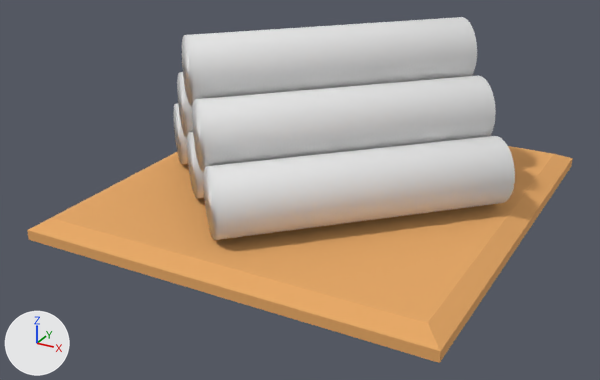
A saved change to the glTF model client/models/tower/forestry.glb.
Both versions are drawn from a 50 mm lens placed at (2.55, -5.05, 2.45), pointed at (-0.07, -0.28, 0.06). Every picture has the same lights, and +X, +Y and +Z are marked at lower left. Where no turn or scale is listed for an object, it has been applied to the vertices.
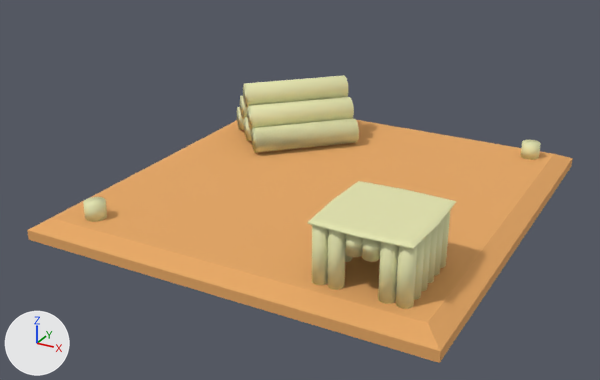
Changed parts and their boxes [x1, y1, x2, y2] in the pictures (600 x 380 px):
'Cylinder.001', recoloured, moved, rescaled (65% narrower, 69% shorter): before [203, 136, 515, 240]; after [251, 119, 359, 151]
'Cylinder.004', recoloured, moved, rescaled (65% narrower, 65% shorter): before [192, 75, 496, 172]; after [247, 97, 354, 130]
'Cylinder.006', recoloured, moved, rescaled (64% narrower, 62% shorter): before [182, 17, 477, 106]; after [243, 75, 348, 108]
'Cube.001', added (beige): after [307, 181, 456, 249]
'Cylinder.009', added (beige): after [396, 245, 418, 309]
'Cylinder.027', added (beige): after [378, 242, 399, 304]
'Cylinder.021', added (beige): after [327, 229, 346, 290]
'Cylinder.010', added (beige): after [312, 225, 328, 285]
'Cylinder.007', now drawn (beige): after [251, 119, 359, 153]
'Cylinder.002', recoloured, moved, rescaled: before [187, 132, 204, 199]; after [244, 117, 252, 141]
'Cylinder.005', recoloured, moved, rescaled: before [177, 72, 193, 138]; after [240, 96, 247, 119]
'Cylinder.003', recoloured, moved, rescaled: before [173, 103, 188, 164]; after [237, 107, 244, 130]
'Cylinder', added (beige): after [83, 197, 107, 222]
'Cylinder.019', added: after [414, 238, 425, 300]
'Cylinder.025', added: after [362, 238, 380, 262]
'Cylinder.008', added: after [521, 139, 541, 160]
'Cylinder.023', added: after [345, 234, 363, 257]
'Cylinder.017', added: after [421, 233, 431, 291]
'Cylinder.015', added: after [428, 226, 438, 283]
'Cylinder.013', added: after [434, 219, 444, 276]
'Cylinder.011', added: after [440, 211, 450, 268]
'Cylinder.016', added: after [345, 253, 352, 262]

The change, as a list of edits to the scene's bpy script:
```text
Change mat_wood:
    mat_wood.base_color: (0.8, 0.8, 0.8) -> (0.798, 0.8, 0.436)  # white #e7e7e7 -> beige #e7e7b0
Change ob_cylinder_002:
    ob_cylinder_002.location: (0.015, 0.009, 0.281) -> (-0.692, 0.779, 0.132)
    ob_cylinder_002.scale: (0.233, 0.233, 1.0) -> (0.0998, 0.0998, 0.428)
Change ob_cylinder_003:
    ob_cylinder_003.location: (-0.46, 0.483, 0.281) -> (-0.895, 0.982, 0.132)
    ob_cylinder_003.scale: (0.233, 0.233, 1.0) -> (0.0998, 0.0998, 0.428)
Change ob_cylinder_001:
    ob_cylinder_001.location: (0.481, -0.457, 0.281) -> (-0.492, 0.579, 0.132)
    ob_cylinder_001.scale: (0.233, 0.233, 1.0) -> (0.0998, 0.0998, 0.428)
Change ob_cylinder_004:
    ob_cylinder_004.location: (0.249, -0.225, 0.617) -> (-0.592, 0.679, 0.276)
    ob_cylinder_004.scale: (0.233, 0.233, 1.0) -> (0.0998, 0.0998, 0.428)
Change ob_cylinder_005:
    ob_cylinder_005.location: (-0.221, 0.245, 0.617) -> (-0.793, 0.88, 0.276)
    ob_cylinder_005.scale: (0.233, 0.233, 1.0) -> (0.0998, 0.0998, 0.428)
Change ob_cylinder_006:
    ob_cylinder_006.location: (0.015, 0.009, 0.958) -> (-0.692, 0.779, 0.422)
    ob_cylinder_006.scale: (0.233, 0.233, 1.0) -> (0.0998, 0.0998, 0.428)
Add ob_cylinder_025:
    ob_cylinder_025 = bpy.data.objects.new('Cylinder.025', me_cylinder_030)  # a 16-sided cylinder along z spanning x -1.1472..-1.0477, y -1.3154..-1.2159, z 0.008..0.154; in mat_wood (beige #e7e7b0)
    ob_cylinder_025.location = (2.037, -0.036, 0.256)
Add ob_cylinder_023:
    ob_cylinder_023 = bpy.data.objects.new('Cylinder.023', me_cylinder_030.copy())
    ob_cylinder_023.location = (1.934, -0.036, 0.256)
Add ob_cylinder_027:
    ob_cylinder_027 = bpy.data.objects.new('Cylinder.027', me_cylinder_027)  # a 16-sided cylinder along z spanning x -1.147..-1.048, y -1.315..-1.216, z 0.022..0.418; in mat_wood (beige #e7e7b0)
    ob_cylinder_027.location = (2.143, -0.036, 0.0)
Add ob_cylinder_021:
    ob_cylinder_021 = bpy.data.objects.new('Cylinder.021', me_cylinder_027.copy())
    ob_cylinder_021.location = (1.826, -0.036, 0.0)
Add ob_cylinder_019:
    ob_cylinder_019 = bpy.data.objects.new('Cylinder.019', me_cylinder_027.copy())
    ob_cylinder_019.location = (2.249, 0.075, 0.0)
Add ob_cylinder_017:
    ob_cylinder_017 = bpy.data.objects.new('Cylinder.017', me_cylinder_027.copy())
    ob_cylinder_017.location = (2.249, 0.175, 0.0)
Add ob_cylinder_016:
    ob_cylinder_016 = bpy.data.objects.new('Cylinder.016', me_cylinder_027.copy())
    ob_cylinder_016.location = (1.723, 0.279, 0.0)
Add ob_cylinder_015:
    ob_cylinder_015 = bpy.data.objects.new('Cylinder.015', me_cylinder_027.copy())
    ob_cylinder_015.location = (2.249, 0.279, 0.0)
Add ob_cylinder_013:
    ob_cylinder_013 = bpy.data.objects.new('Cylinder.013', me_cylinder_027.copy())
    ob_cylinder_013.location = (2.249, 0.38, 0.0)
Add ob_cube_001:
    ob_cube_001 = bpy.data.objects.new('Cube.001', me_cube_002)  # 42 vertices, 80 faces; spans x -0.332..0.332, y -0.354..0.354, z 0.316..0.339; in mat_wood (beige #e7e7b0)
    ob_cube_001.location = (0.89, -1.027, 0.092)
Add ob_cylinder_011:
    ob_cylinder_011 = bpy.data.objects.new('Cylinder.011', me_cylinder_027.copy())
    ob_cylinder_011.location = (2.249, 0.485, 0.0)
Add ob_cylinder_010:
    ob_cylinder_010 = bpy.data.objects.new('Cylinder.010', me_cylinder_027.copy())
    ob_cylinder_010.location = (1.723, -0.036, 0.0)
Add ob_cylinder_009:
    ob_cylinder_009 = bpy.data.objects.new('Cylinder.009', me_cylinder_027.copy())
    ob_cylinder_009.location = (2.249, -0.036, 0.0)
Add ob_cylinder_008:
    ob_cylinder_008 = bpy.data.objects.new('Cylinder.008', me_cylinder_008)  # a 16-sided cylinder along z spanning x -1.17..-1.0248, y -1.3383..-1.1931, z 0.0253..0.1451; in mat_wood (beige #e7e7b0)
    ob_cylinder_008.location = (2.271, 2.53, 0.0)
Add ob_cylinder:
    ob_cylinder = bpy.data.objects.new('Cylinder', me_cylinder_008.copy())
    ob_cylinder.location = (0.0, 0.0, 0.0)
```
